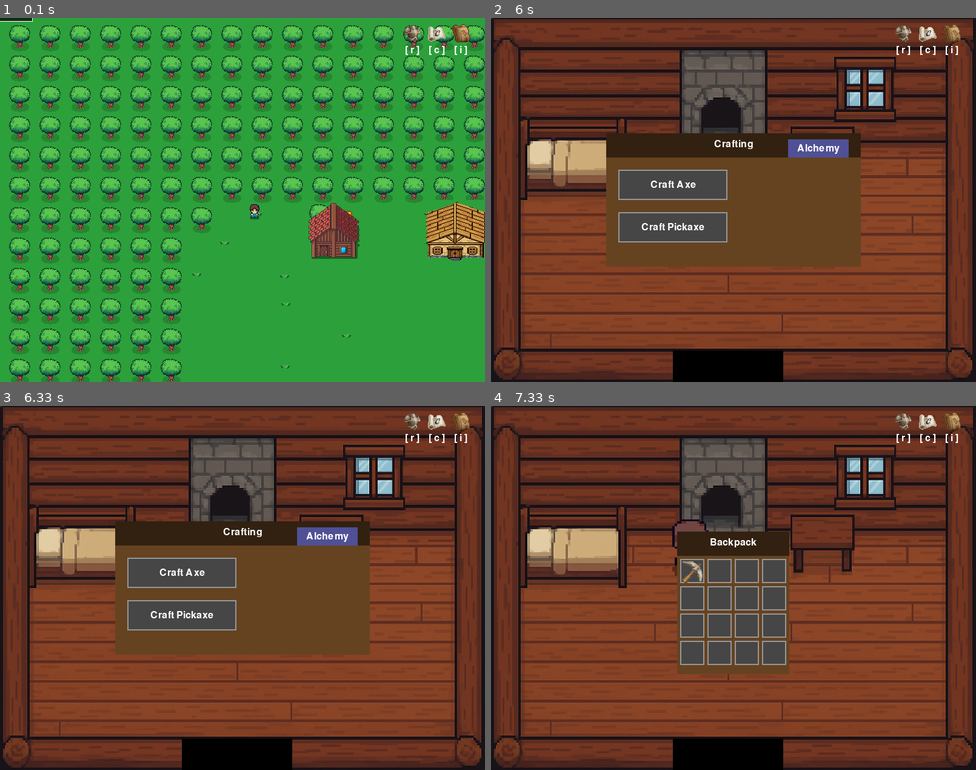
Above: before the commit, frames 1-4 (two rows, left to right).
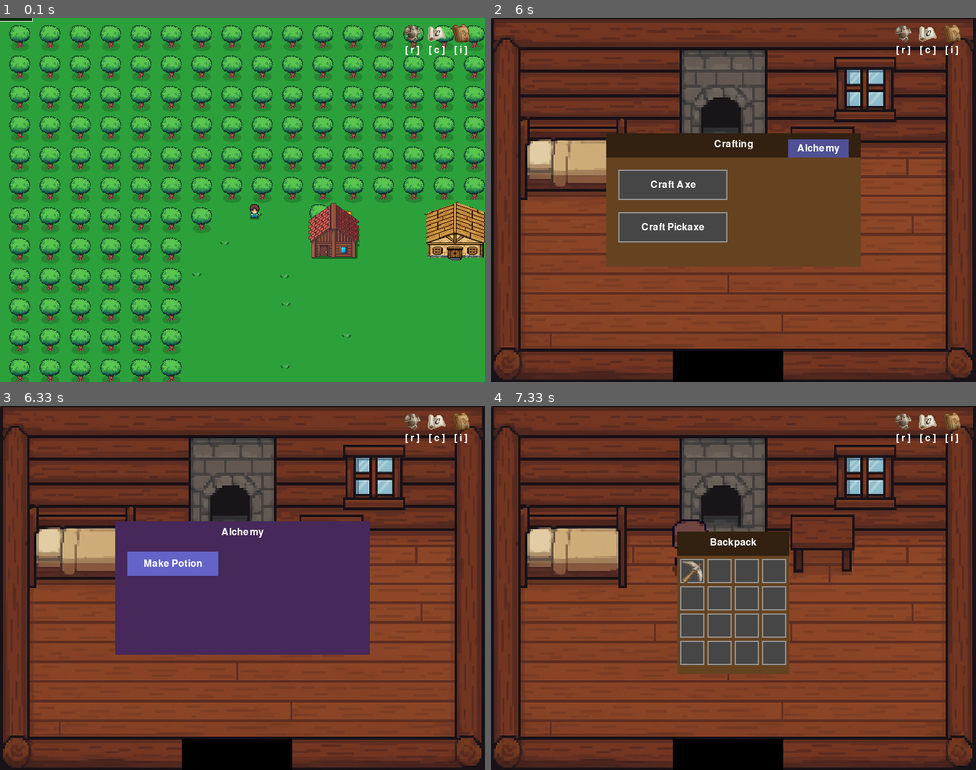
Above: after the commit, the same moments.

Repository: Woodmatthewj522/2DPyGame1
Game: pygame game, started from PythonApplication1/PythonApplication1.py
Two runs of this game, one before a commit and one after it. Both use one fixed random seed, a clock stepped at 60 frames per second and the inputs below.
Inputs (mouse positions are in pixels of both pictures, inside the frame that each line leads up to):
- Up to frame 1 (0.1 s): no input
- Up to frame 2 (6 s): click (840, 214) at 0.38 s; hold D 0.67-1.13 s; tap C at 1.17, 1.98, 4.38, 5.88 s; click "Craft Pickaxe" at 1.55 s; tap I at 1.9, 3.4, 3.7, 4.05, 5.22 s; click (718, 181) at 2.22 s; tap E at 3 s; hold S 3.9-4.2 s; hold A 4.23-4.63 s; move the mouse to (830, 170) at 4.27 s; hold W 4.67-5.03 s; hold D 5.07-5.7 s; hold S from 5.73 s (still down)
- Up to frame 3 (6.33 s): release S at 6.1 s; click "Alchemy" at 6.18 s
- Up to frame 4 (7.33 s): click (675, 573) at 6.52 s, where only the run after the commit has a clickable "Make Potion"; click (588, 464) at 6.85 s; tap I at 7.2 s

Frames 1-2 are identical in both runs. In frame 3, 19% of the frame differs, in the area x 23-77%, y 31-69%; in frame 4, nothing differs.

Commit message:
last one tonight

Diff:
--- a/PythonApplication1/PythonApplication1.py
+++ b/PythonApplication1/PythonApplication1.py
@@ -168,6 +168,9 @@
     leaf_image = pygame.transform.scale(sheet.subsurface(pygame.Rect(0, 0, 16, 16)), (25, 25))
     log_image_rect = pygame.Rect(4, 110, 24, 24)
     log_image = pygame.transform.scale(sheet.subsurface(log_image_rect), (TILE_SIZE, TILE_SIZE))
+    potion_image = pygame.Surface((TILE_SIZE, TILE_SIZE))
+    potion_image.fill((150, 0, 150))
+    potion_item = Item("Potion", potion_image)
 
     # Load UI icons
     backpack_icon = pygame.transform.scale(pygame.image.load("bag.png").convert_alpha(), (ICON_SIZE, ICON_SIZE))
@@ -219,6 +222,7 @@
         "stone_item": stone_item,
         "stone_img": stone_image,
         "flower_item": flower_item,
+        "potion_item": potion_item,
     }
     return assets
 
@@ -508,12 +512,9 @@
     """Draws the crafting GUI with buttons for different items."""
     global axe_button_rect, pickaxe_button_rect, alchemy_tab_rect
 
-    if show_alchemy:
-        draw_alchemy_panel(screen, assets)
-        return  # don’t draw regular crafting buttons
-
     panel_rect = pygame.Rect(CRAFTING_X, CRAFTING_Y, CRAFTING_PANEL_WIDTH, CRAFTING_PANEL_HEIGHT)
     pygame.draw.rect(screen, (101, 67, 33), panel_rect)
+
     header_rect = pygame.Rect(CRAFTING_X, CRAFTING_Y, CRAFTING_PANEL_WIDTH, 40)
     pygame.draw.rect(screen, (50, 33, 16), header_rect)
     header_text = assets["small_font"].render("Crafting", True, (255, 255, 255))
@@ -530,12 +531,30 @@
     pickaxe_button_rect = pygame.Rect(CRAFTING_X + gap, axe_button_rect.bottom + gap, button_width, button_height)
     req_logs_pickaxe = 10
 
-    # Alchemy Button
+    # Alchemy Tab Button
     alchemy_tab_rect = pygame.Rect(CRAFTING_X + CRAFTING_PANEL_WIDTH - 120, CRAFTING_Y + 10, 100, 30)
     pygame.draw.rect(screen, (80, 80, 150), alchemy_tab_rect)
     alchemy_text = assets["small_font"].render("Alchemy", True, (255, 255, 255))
     screen.blit(alchemy_text, alchemy_text.get_rect(center=alchemy_tab_rect.center))
 
+    buttons = [
+        (axe_button_rect, "axe", req_logs_axe, assets["axe_item"]),
+        (pickaxe_button_rect, "pickaxe", req_logs_pickaxe, assets["pickaxe_item"])
+    ]
+
+    for rect, item_name, req_logs, item_obj in buttons:
+        can_craft = log_count >= req_logs
+        color = (0, 150, 0) if can_craft else (70, 70, 70)
+        if is_hovering == item_name:
+            text_to_display = f"{item_obj.name}: {log_count}/{req_logs} Logs"
+            color = (0, 100, 0) if can_craft else (50, 50, 50)
+        else:
+            text_to_display = f"Craft {item_obj.name}"
+
+        pygame.draw.rect(screen, color, rect)
+        pygame.draw.rect(screen, (150, 150, 150), rect, 2)
+        text_surface = assets["small_font"].render(text_to_display, True, (255, 255, 255))
+        screen.blit(text_surface, text_surface.get_rect(center=rect.center))
 
 
     buttons = [
@@ -582,13 +601,13 @@
 
 
 def draw_alchemy_panel(screen, assets):
+    global potion_button_rect
     panel_rect = pygame.Rect(CRAFTING_X, CRAFTING_Y, CRAFTING_PANEL_WIDTH, CRAFTING_PANEL_HEIGHT)
-    pygame.draw.rect(screen, (70, 40, 90), panel_rect)  # purple-ish background
+    pygame.draw.rect(screen, (70, 40, 90), panel_rect)
     header_text = assets["small_font"].render("Alchemy", True, (255, 255, 255))
     screen.blit(header_text, header_text.get_rect(centerx=panel_rect.centerx, top=CRAFTING_Y + 10))
 
-    # Example buttons inside alchemy
-    # You can expand this later with real potion recipes
+    # Potion button
     potion_button_rect = pygame.Rect(CRAFTING_X + 20, CRAFTING_Y + 50, 150, 40)
     pygame.draw.rect(screen, (100, 100, 200), potion_button_rect)
     potion_text = assets["small_font"].render("Make Potion", True, (255, 255, 255))
@@ -672,7 +691,6 @@
     leaf_tiles.clear()
     house_list.clear()
     stone_rects.clear()
-
     # DO NOT put pygame.init() inside here, it's already done in the main init() function
     # The redundant screen and clock initialization has been removed.
 
@@ -717,11 +735,12 @@
     """Main game loop."""
     global map_offset_x, map_offset_y, current_level, current_house_index
     global player_frame_index, player_frame_timer, current_direction, last_direction
-    global show_inventory, show_crafting, show_equipment
+    global show_inventory, show_crafting, show_equipment, show_alchemy
     global is_chopping, chopping_timer, chopping_target_tree, is_swinging
     global is_crafting, crafting_timer, item_to_craft
     global is_mining, mining_timer, mining_target_stone
     global player_pos
+    global potion_button_rect
 
     # --- Initialize ---
     screen, clock = init()
@@ -732,6 +751,7 @@
     give_starting_items(assets)
     HOUSE_SPAWN_OFFSET_X = -73
     HOUSE_SPAWN_OFFSET_Y = -52
+    potion_button_rect = None
 
     # Store a larger player size for indoors
     PLAYER_SIZE_INDOOR = 150
@@ -843,32 +863,36 @@
 
 
 
-            # --- Mouse Button Handling (Crafting / Equipment / Inventory) ---
             if event.type == pygame.MOUSEBUTTONDOWN and event.button == 1:
-                # Crafting
                 if show_crafting and not is_crafting:
-                    if axe_button_rect and axe_button_rect.collidepoint(event.pos):
-                        if get_item_count("Log") >= 5:
-                            is_crafting = True
-                            crafting_timer = 0
-                            item_to_craft = assets["axe_item"]
-                            remove_item_from_inventory("Log", 5)
-                            print(f"Crafting an {item_to_craft.name}...")
-                        else:
-                            print("Not enough logs!")
-                    elif pickaxe_button_rect and pickaxe_button_rect.collidepoint(event.pos):
-                        if get_item_count("Log") >= 10:
-                            is_crafting = True
-                            crafting_timer = 0
-                            item_to_craft = assets["pickaxe_item"]
-                            remove_item_from_inventory("Log", 10)
-                            print(f"Crafting a {item_to_craft.name}...")
-                        else:
-                            print("Not enough logs!")
-                    if event.type == pygame.MOUSEBUTTONDOWN:
-                        if event.button == 1:  # left click
-                            if alchemy_tab_rect and alchemy_tab_rect.collidepoint(mouse_pos):
-                                show_alchemy = True
+                    # --- Switch to Alchemy panel ---
+                    if alchemy_tab_rect and alchemy_tab_rect.collidepoint(event.pos):
+                        show_alchemy = True
+                    else:
+                        show_alchemy = False  # click outside tab goes back to normal crafting
+
+                    # --- Crafting buttons ---
+                    if not show_alchemy:  # only check axe/pickaxe when not in alchemy panel
+                        if axe_button_rect.collidepoint(event.pos):
+                            if get_item_count("Log") >= 5:
+                                is_crafting = True
+                                crafting_timer = 0
+                                item_to_craft = assets["axe_item"]
+                                remove_item_from_inventory("Log", 5)
+                                print("Crafting an Axe...")
+                            else:
+                                print("Not enough logs!")
+                        elif pickaxe_button_rect.collidepoint(event.pos):
+                            if get_item_count("Log") >= 10:
+                                is_crafting = True
+                                crafting_timer = 0
+                                item_to_craft = assets["pickaxe_item"]
+                                remove_item_from_inventory("Log", 10)
+                                print("Crafting a Pickaxe...")
+                            else:
+                                print("Not enough logs!")
+
+
                 # Equipment
                 if show_equipment:
                     weapon_slot_rect = pygame.Rect(EQUIPMENT_X + EQUIPMENT_GAP, EQUIPMENT_Y + 40 + EQUIPMENT_GAP,
@@ -1015,7 +1039,11 @@
         if show_inventory:
             draw_inventory(screen, assets)
         if show_crafting:
-            draw_crafting_panel(screen, assets, is_hovering)
+            if show_alchemy:
+                draw_alchemy_panel(screen, assets)
+            else:
+                draw_crafting_panel(screen, assets, is_hovering)
+
         if show_equipment:
             draw_equipment_panel(screen, assets)
 
